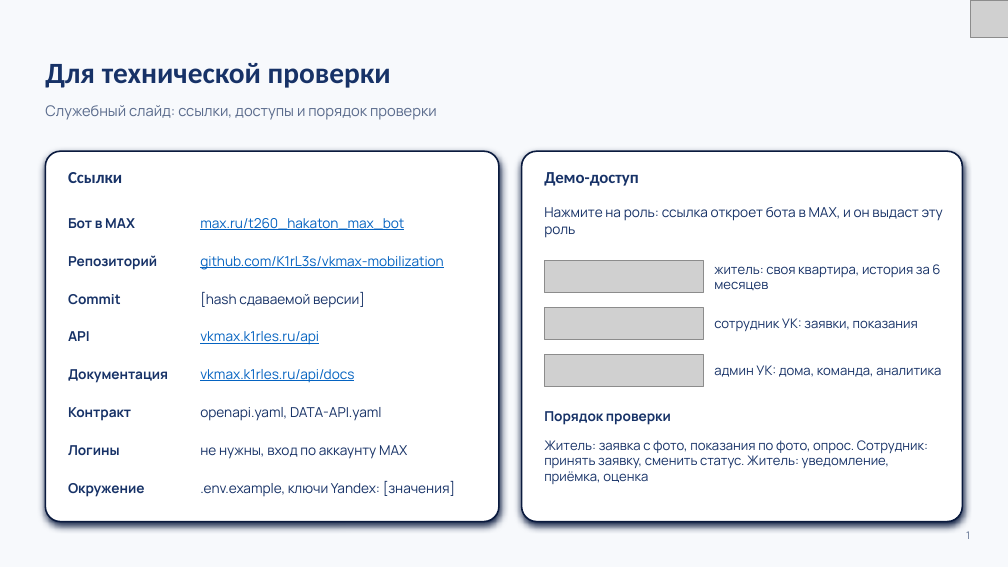
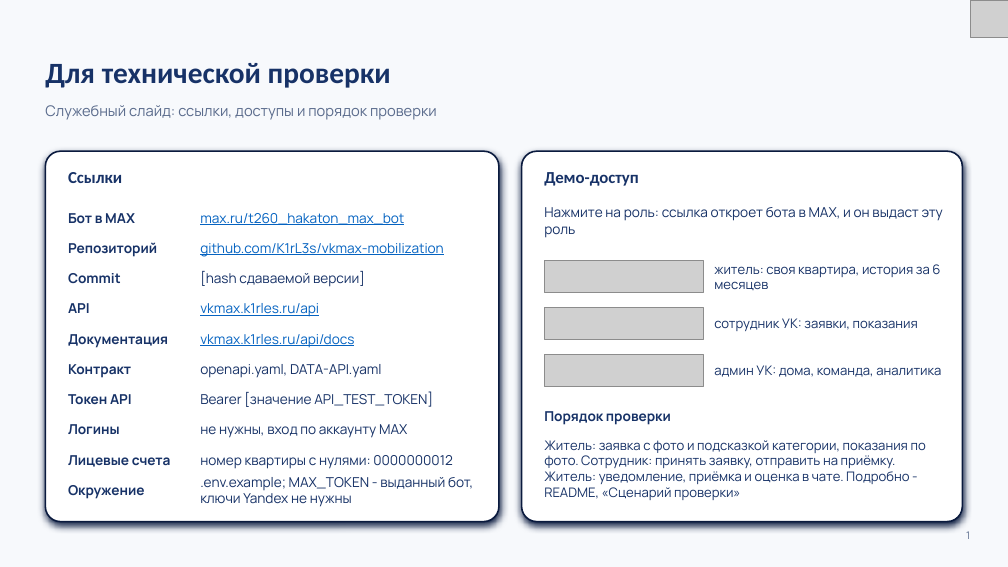
Before and after one commit to K1rL3s/vkmax-mobilization, a slide deck: slide 1 of docs/preza/zheka.pptx. Drawn at 1008x567 pixels with LibreOffice and Linux fonts; fonts in the diff are those of the drawing; grey boxes stand for pictures. Boxes give left, top, right and bottom in pixels: in the first picture for what was removed or moved away, otherwise in the second. Text is boxed around its words. In the diff, an @@ line names an element or a change of style, - is before the commit and + after.

Commit message:
Сверил README и презентацию с кодом, добавил скриншоты и сравнение

```diff
--- a/docs/preza/zheka.pptx
+++ b/docs/preza/zheka.pptx
@@ text "Бот в MAX" moved from (x1=68, y1=218, x2=135, y2=228) to (x1=68, y1=213, x2=135, y2=223) @@
@@ text "max.ru/t260_hakaton_max_bot" moved from (x1=200, y1=218, x2=404, y2=230) to (x1=200, y1=213, x2=404, y2=225) @@
@@ text "Репозиторий" moved from (x1=68, y1=255, x2=157, y2=270) to (x1=68, y1=242, x2=157, y2=257) @@
@@ text "github.com/K1rL3s/vkmax-mobilization" moved from (x1=200, y1=256, x2=444, y2=270) to (x1=200, y1=243, x2=444, y2=257) @@
@@ 4 texts moved together from (x1=68, y1=292, x2=407, y2=459) to (x1=68, y1=271, x2=407, y2=438) @@
@@ text "API" moved from (x1=68, y1=331, x2=90, y2=341) to (x1=68, y1=303, x2=90, y2=313) @@
@@ text "vkmax.k1rles.ru/api" moved from (x1=200, y1=331, x2=319, y2=345) to (x1=200, y1=303, x2=319, y2=317) @@
@@ text "Документация" moved from (x1=68, y1=369, x2=168, y2=383) to (x1=68, y1=334, x2=168, y2=348) @@
@@ text "vkmax.k1rles.ru/api/docs" moved from (x1=200, y1=369, x2=354, y2=383) to (x1=200, y1=334, x2=354, y2=348) @@
@@ text "Контракт" moved from (x1=68, y1=407, x2=131, y2=421) to (x1=68, y1=364, x2=131, y2=378) @@
@@ text "openapi.yaml, DATA-API.yaml" moved from (x1=200, y1=407, x2=382, y2=421) to (x1=200, y1=364, x2=382, y2=378) @@
@@ text added at (x1=68, y1=394, x2=132, y2=404), 13 pt, text #173267, bold @@
+Токен API
@@ text added at (x1=200, y1=391, x2=433, y2=407), 13 pt, text #173267 @@
+Bearer [значение API_TEST_TOKEN]
@@ text at (x1=544, y1=440, x2=926, y2=500): text changed @@
-Житель: заявка с фото, показания по фото, опрос. Сотрудник: принять заявку, сменить статус. Житель: уведомление, приёмка, оценка
+Житель: заявка с фото и подсказкой категории, показания по фото. Сотрудник: принять заявку, отправить на приёмку. Житель: уведомление, приёмка и оценка в чате. Подробно - README, «Сценарий проверки»
@@ text added at (x1=68, y1=455, x2=171, y2=467), 13 pt, text #173267, bold @@
+Лицевые счета
@@ text at (x1=200, y1=477, x2=473, y2=507): text changed @@
-.env.example, ключи Yandex: [значения]
+.env.example; MAX_TOKEN - выданный бот, ключи Yandex не нужны
@@ text added at (x1=200, y1=455, x2=453, y2=469), 13 pt, text #173267 @@
+номер квартиры с нулями: 0000000012
```
Also in this commit, not shown: 20 other slides changed, 2 slides added, 1 slide removed, 10 other files.
